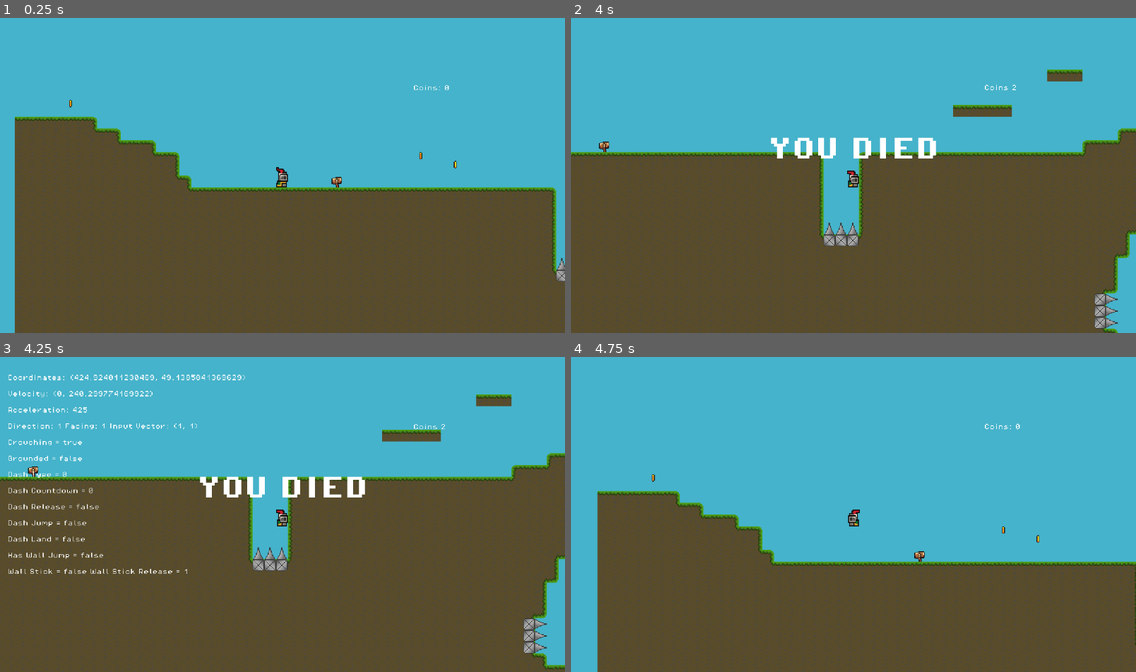
Above: before the commit, frames 1-4 (two rows, left to right).
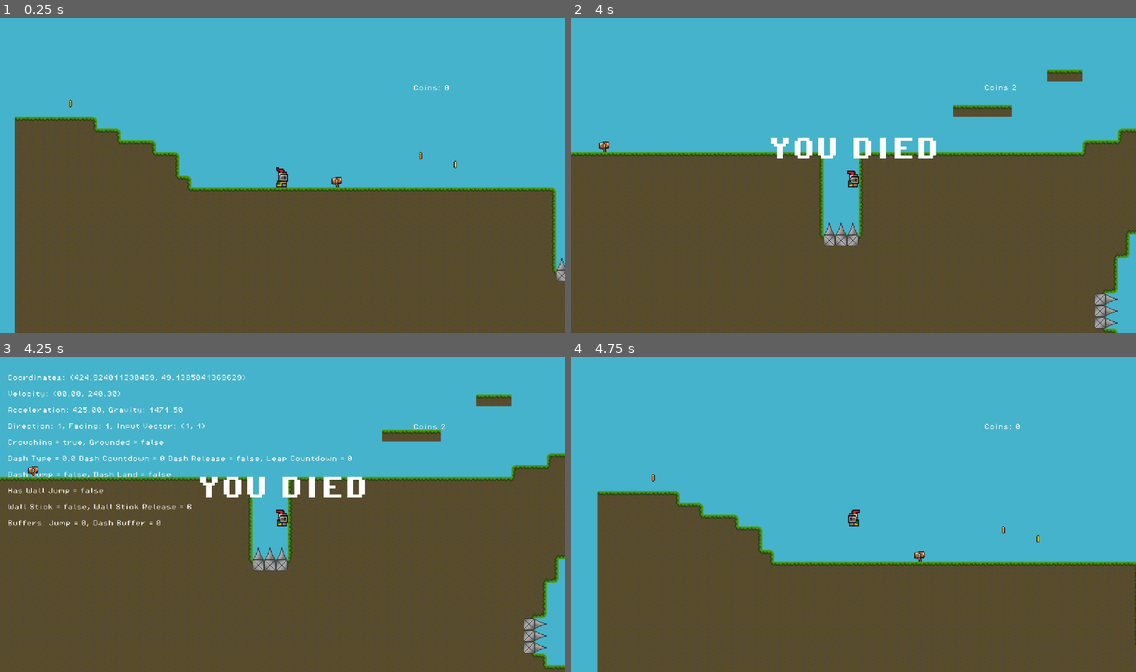
Above: after the commit, the same moments.

Repository: Swankified0/game
Game: Godot game, scene res://scenes/game.tscn
Two runs of this game, one before a commit and one after it. Both use one fixed random seed, a clock stepped at 60 frames per second and the inputs below.
Inputs:
- Up to frame 1 (0.25 s): no input
- Up to frame 2 (4 s): hold S (Crouch) 0.53-1.28 s; hold D (moveRight) 0.53-2.03 s; tap Space (Jump) at 0.77, 1.07, 1.52, 1.55, 1.82, 2.1, 3.02, 3.32, 3.77, 3.8 s; tap Shift (dash) at 0.8, 1.35, 3.05 s; hold A (moveLeft) 2.03-2.78 s; hold S (Crouch) 2.03-2.78 s; hold D (moveRight) from 2.78 s (still down); tap W (Climb) at 2.85 s; hold S (Crouch) from 3.53 s (still down)
- Up to frame 3 (4.25 s): keep holding D (moveRight); keep holding S (Crouch); tap Space (Jump) at 4.07 s; tap F3 (debug) at 4.15 s
- Up to frame 4 (4.75 s): release D (moveRight) at 4.28 s; release S (Crouch) at 4.28 s; hold A (moveLeft) from 4.28 s (still down); tap Shift (dash) at 4.35 s; tap Space (Jump) at 4.52 s; tap S (Crouch) at 4.55 s

Frames 1-2 are identical in both runs. In frame 3, 1.9% of the frame differs, in the area x 1-63%, y 10-69%; in frame 4, nothing differs.

Commit message:
Added Leap, Added more to the debug menu, Tied Wall-Jumps to jump buffer

Diff:
--- a/scenes/player.tscn
+++ b/scenes/player.tscn
@@ -263,6 +263,10 @@
 position = Vector2(0, 16)
 shape = SubResource("RectangleShape2D_2fswy")
 
+[node name="HitboxHead" type="CollisionShape2D" parent="."]
+position = Vector2(0, -5)
+shape = SubResource("RectangleShape2D_2fswy")
+
 [node name="walkPushRayLeft" type="CollisionShape2D" parent="."]
 position = Vector2(-5, 17)
 rotation = 1.5708
--- a/scripts/game_manager.gd
+++ b/scripts/game_manager.gd
@@ -19,6 +19,7 @@
 		velX,
 		velY,
 		accel,
+		gravity,
 		direction,
 		inputVector,
 		facing,
@@ -28,24 +29,25 @@
 		dashRelease,
 		dashCountdown,
 		dashJump,
+		leapCountdown,
 		dashLand,
 		hasWallJump,
 		wallStick,
 		wallStickRelease,
+		jumpBuffer,
+		dashBuffer,
 	):
 	debugLabels.text = "Coordinates: (" + str(posX) + ", " + str(posY) + ")
-	\nVelocity: (" + str(velX) + ", " + str(velY) + ")
-	\nAcceleration: " +  str(accel) + "
-	\nDirection: " + str(direction) + " Facing: " + str(facing) + " Input Vector: " + str(inputVector) + "
-	\nCrouching = " +str(crouching) + "
-	\nGrounded = " +str(grounded) + "
-	\nDash Type = " + str(dashType) + "
-	\nDash Countdown = " + str(dashCountdown) + "
-	\nDash Release = " + str(dashRelease) + "
-	\nDash Jump = " + str(dashJump) + "
-	\nDash Land = " + str(dashLand) + "
+	\nVelocity: (" + str("%05.2f" % velX) + ", " + str("%05.2f" % velY) + ")
+	\nAcceleration: " +  str("%05.2f" % accel) + ", Gravity: " + str("%05.2f" % gravity) + "
+	\nDirection: " + str(direction) + ", Facing: " + str(facing) + ", Input Vector: " + str(inputVector) + "
+	\nCrouching = " +str(crouching) + ", Grounded = " +str(grounded) + "
+	\nDash Type = " + str("%03.1f" % dashType) + " Dash Countdown = " + str(dashCountdown) + " Dash Release = " + str(dashRelease) + ", Leap Countdown = " + str(leapCountdown) + "
+	\nDash Jump = " + str(dashJump) + ", Dash Land = " + str(dashLand) + "
 	\nHas Wall Jump = " + str(hasWallJump) + "
-	\nWall Stick = " + str(wallStick) + " Wall Stick Release = " + str(wallStickRelease)
+	\nWall Stick = " + str(wallStick) + ", Wall Stick Release = " + str(wallStickRelease) + "
+	\nBuffers: Jump = " + str(jumpBuffer) + ", Dash Buffer = " + str(dashBuffer) + "
+	\n"
 
 func closeDebug():
 	debugLabels.text = ""
--- a/scripts/player.gd
+++ b/scripts/player.gd
@@ -54,16 +54,16 @@
 const GRAVITY = 981
 
 const NEAR_MISS_THRESHOLD = 5
-const STANCES = ["idle", "falling", "fastFalling", "hop", "jump", "run", "groundDash", "airDash", "dashRelease",
-"dashJump", ""]
 
 const DASH_SPEED = 420
 
 const DASH_TIME = 40
 const DASH_RELEASE = 30
 
-const WALL_STICK_RELEASE = 10
+const WALL_STICK_RELEASE = 15
 const WALL_JUMP_TIME = 10
+
+const LEAP_COUNTDOWN = 20
 
 const GROUNDDASH_FRICTION = 2.5
 const AIRDASH_FRICTION = 1.5
@@ -137,6 +137,7 @@
 var dashCountdown: int = 0
 var wallJumpCountdown: int = 0
 var wallStickRelease: int = 0
+var leapCountdown: int = 0
 
 var direction: int
 var facing: int = 1
@@ -180,6 +181,7 @@
 #Add jump countdown so the separation rays don't push you away from platforms
 func _physics_process(delta: float) -> void:
 	buffer()
+	print(str(dashBuffer) + " " + str(jumpBuffer))
 
 	#Emit various player state signals
 	emit_signal("isGrounded", grounded)
@@ -228,7 +230,7 @@
 		hitbox_body_left.disabled = true
 		hitbox_body_right.disabled = false
 
-	#Handle Wall Stick and apply movement
+	#Handle Wall-Stick and apply movement
 	if is_on_wall_only() and hasWallJump or wallStick:
 		#Check if player is airdashing or not already stuck to a wall
 		if (dashType >= 2 and dashType < 3) and not wallStick:
@@ -266,9 +268,9 @@
 			wallStick = false
 			wallStickRelease = 0
 
-	#Handle dash countdowns and Dash Landing
+	#Handle dash countdowns and Dash-Landing
 	if dashCountdown > DASH_RELEASE:
-		#Disable foot hitbox and enable push boxes for airdashes
+		#Disable foot hitbox and enable push boxes for Air-Dashes
 		if dashType > 2:
 			hitbox_feet.disabled = true
 			foot_push_ray_right.disabled = false
@@ -276,16 +278,21 @@
 
 		#First tick of Dash Landing
 		if grounded and dashType > 2 and dashType < 3:
-			#Horizontal Dash
+			#Horizontal Dash-Land
 			if dashType == 2.6 or dashType == 2.4:
 				dashType = 3.0
 
+			#Down-Right
 			elif dashType == 2.3:
 				dashType = 3.3
 
+			#SPECIAL --------------------------------------------------
+			#Down
 			elif dashType == 2.2:
 				dashType = 3.2
-
+				leapCountdown = LEAP_COUNTDOWN
+
+			#Down-Left
 			elif dashType == 2.1:
 				dashType = 3.1
 
@@ -333,6 +340,11 @@
 		foot_push_ray_right.disabled = true
 		walk_push_ray_left.disabled = false
 		walk_push_ray_right.disabled = false
+
+	#Handle leap countdown
+	if leapCountdown > 0:
+		leapCountdown -= 1
+
 
 	#Handle dashes
 	if dashBuffer > 0 and dashType == 0 and not dashRelease:
@@ -372,11 +384,16 @@
 	else:
 		wallJumping = false
 
-	# Handle Jumps and Dash Jumps
+	# Handle Jumps and Dash-Jumps
 	if jumpBuffer > 0 and grounded and dashType == 0:
 		jumpBuffer = 0
 
-		if crouching:
+		#If player is nearly stationary and Dash-Landed directly down
+		if (velocity.x > -5 or velocity.x < 5) and leapCountdown > 0:
+			leapCountdown = 0
+			velocity.y = LEAP_VELOCITY
+
+		elif crouching:
 			if dashRelease: #Dash Hop
 				dashJump = true
 
@@ -395,8 +412,8 @@
 
 		hasAirdash = true
 
-	#Handle Wall Jumps
-	if Input.is_action_just_pressed("Jump") and wallStick and hasWallJump:
+	#Handle Wall-Jumps
+	if jumpBuffer > 0 and wallStick and hasWallJump:
 		hasAirdash = true
 		hasWallJump = false
 		wallStick = false
@@ -548,7 +565,7 @@
 			velocity.x = dashSpeedx * facing
 
 		elif dashType == 3.2:
-			velocity.x = 0
+			pass
 
 	#Apply gravity for not dashing
 	else:
@@ -576,6 +593,7 @@
 			velocity.x,
 			velocity.y,
 			accel,
+			gravity,
 			direction,
 			inputVector,
 			facing,
@@ -585,10 +603,13 @@
 			dashRelease,
 			dashCountdown,
 			dashJump,
+			leapCountdown,
 			dashLand,
 			hasWallJump,
 			wallStick,
 			wallStickRelease,
+			jumpBuffer,
+			dashBuffer,
 			)
 	else:
 		game_manager.closeDebug()
